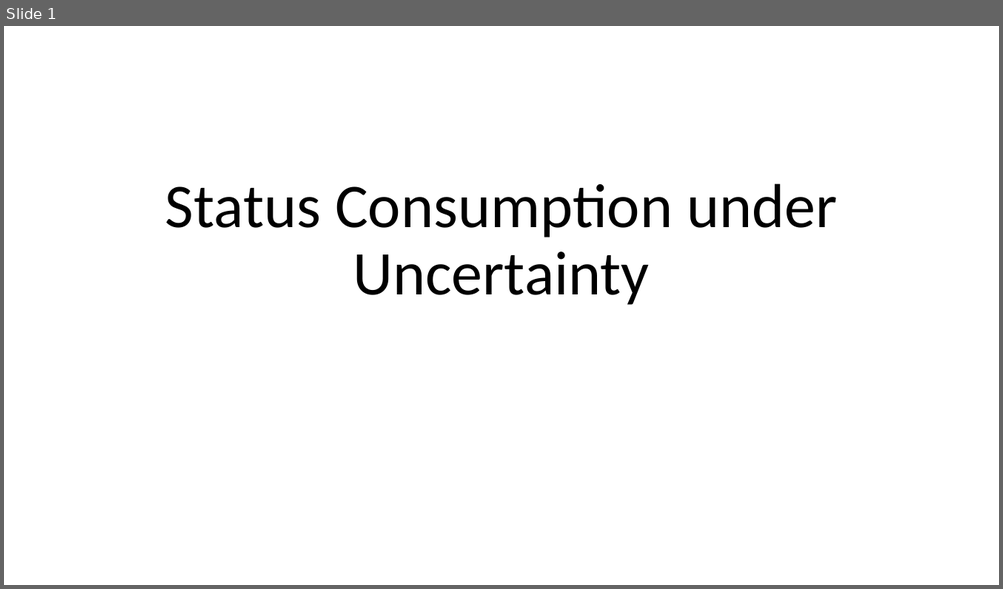
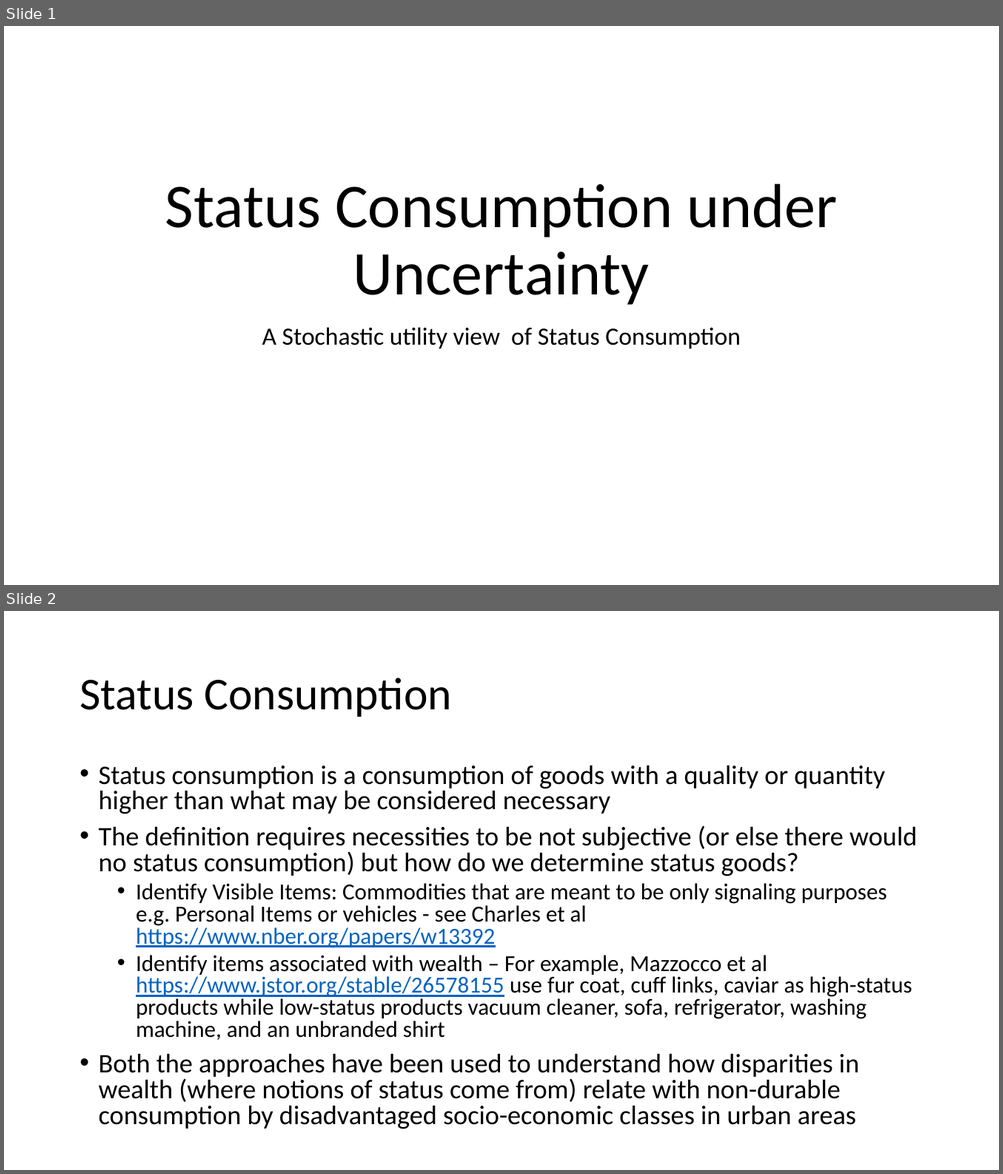
Before and after one commit to anuragr81/research, a slide deck: consumption/presentation_chapter3_1.pptx. Shown one above the other, each under a label of ours: slide 1 before the commit, slides 1 and 2 after it. The pictures are 1003x589 and 1003x1174 pixels, drawn with LibreOffice and Linux fonts; fonts in the diff are those of the drawing. Boxes give left, top, right and bottom in pixels: in the first picture for what was removed or moved away, otherwise in the second. Text is boxed around its words. In the diff, an @@ line names an element or a change of style, - is before the commit and + after.

```diff
--- a/consumption/presentation_chapter3_1.pptx
+++ b/consumption/presentation_chapter3_1.pptx
@@ slide 2 added at bbox=[4, 611, 999, 1170], background #FFFFFF @@
@@ title added at bbox=[79, 678, 451, 717], 44 pt, text #000000 @@
+Status Consumption
@@ text added at bbox=[99, 765, 916, 1130], 25.9 pt, text #000000 @@
+• Status consumption is a consumption of goods with a quality or quantity higher than what may be considered necessary
+• The definition requires necessities to be not subjective (or else there would no status consumption) but how do we determine status goods?
+  • Identify Visible Items: Commodities that are meant to be only signaling purposes e.g. Personal Items or vehicles - see Charles et al https://www.nber.org/papers/w13392
+  • Identify items associated with wealth – For example, Mazzocco et al https://www.jstor.org/stable/26578155 use fur coat, cuff links, caviar as high-status products while low-status products vacuum cleaner, sofa, refrigerator, washing machine, and an unbranded shirt
+• Both the approaches have been used to understand how disparities in wealth (where notions of status come from) relate with non-durable consumption by disadvantaged socio-economic classes in urban areas
@@ slide 1 changed as well @@
@@ subtitle added at bbox=[262, 327, 740, 349], 24 pt, text #000000 @@
+A Stochastic utility view of Status Consumption
```
Also in this commit, not shown: 1 other slide changed, 4 other slides added, 2 slides removed, 2 other files.
